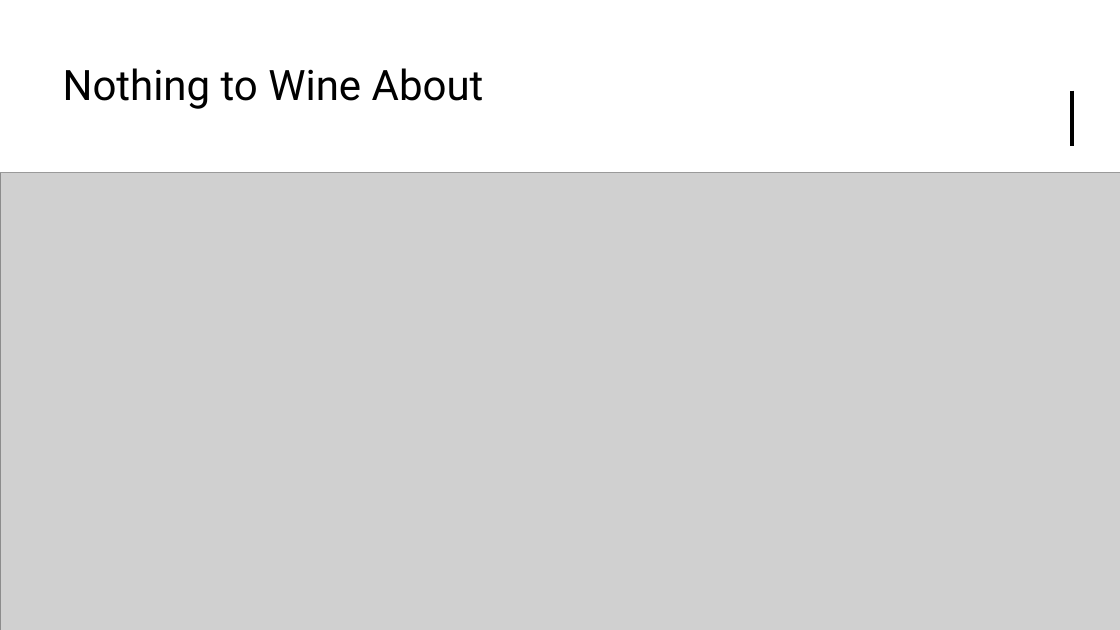
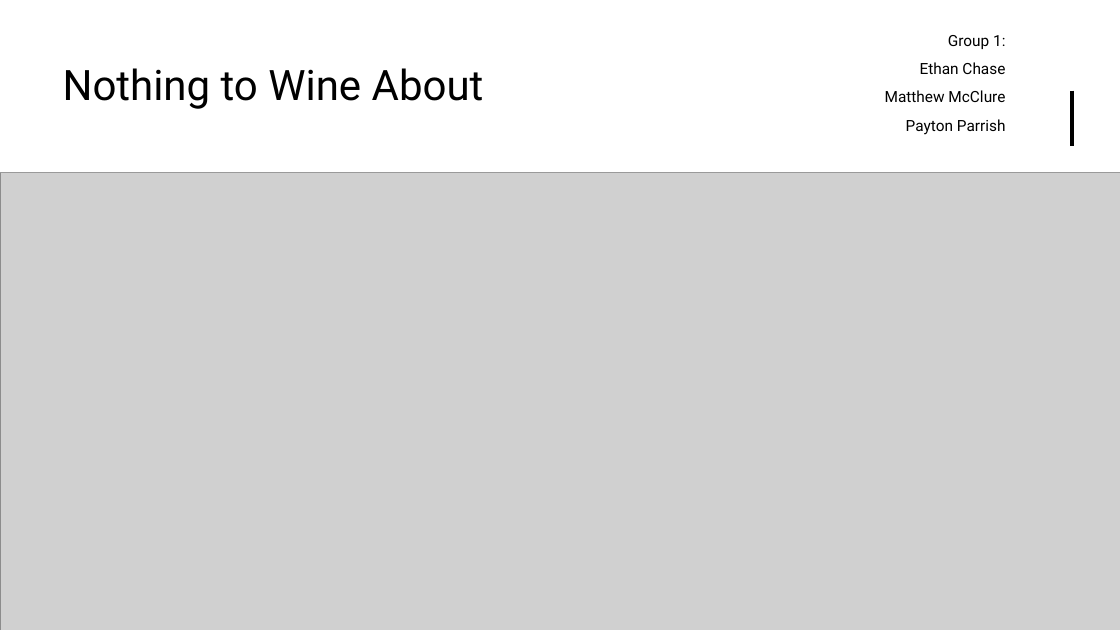
Before and after one commit to Mystaex/CSE4334-Project-Wine, a slide deck: slide 1 of wine_presentation.pptx. Drawn at 1120x630 pixels with LibreOffice and Linux fonts; fonts in the diff are those of the drawing; grey boxes stand for pictures. Boxes give left, top, right and bottom in pixels: in the first picture for what was removed or moved away, otherwise in the second. Text is boxed around its words. In the diff, an @@ line names an element or a change of style, - is before the commit and + after.

```diff
--- a/wine_presentation.pptx
+++ b/wine_presentation.pptx
@@ subtitle added at (x1=885, y1=35, x2=1006, y2=135), 13.2 pt, text #000000 @@
+Group 1:
+Ethan Chase
+Matthew McClure
+Payton Parrish
```
Also in this commit, not shown: 1 other slide changed, 2 slides added, 2 slides removed, 2 other files.
